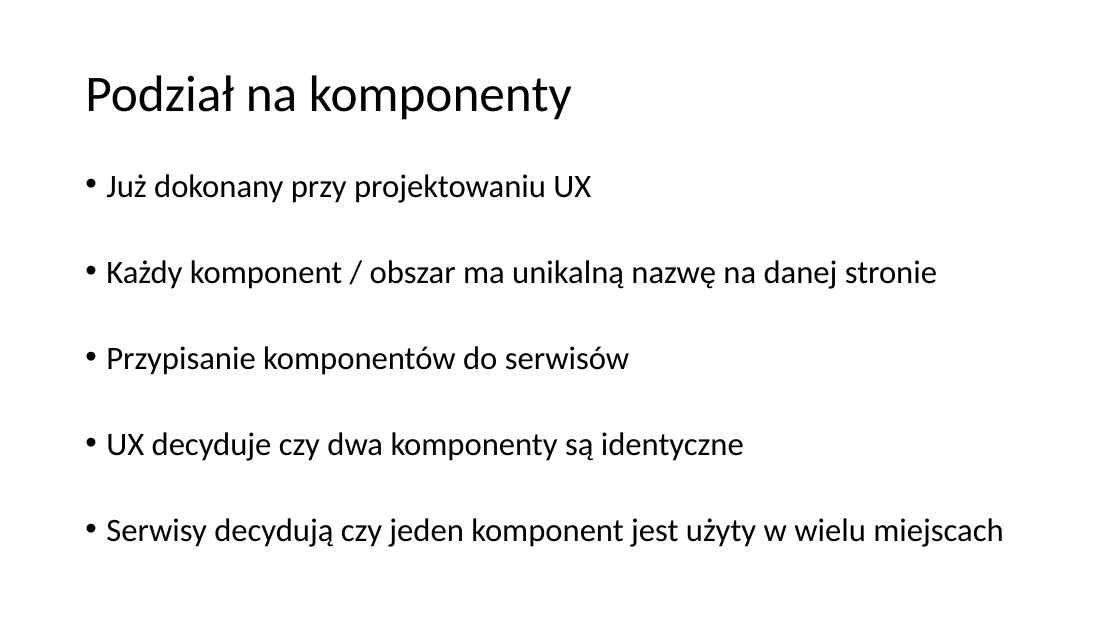
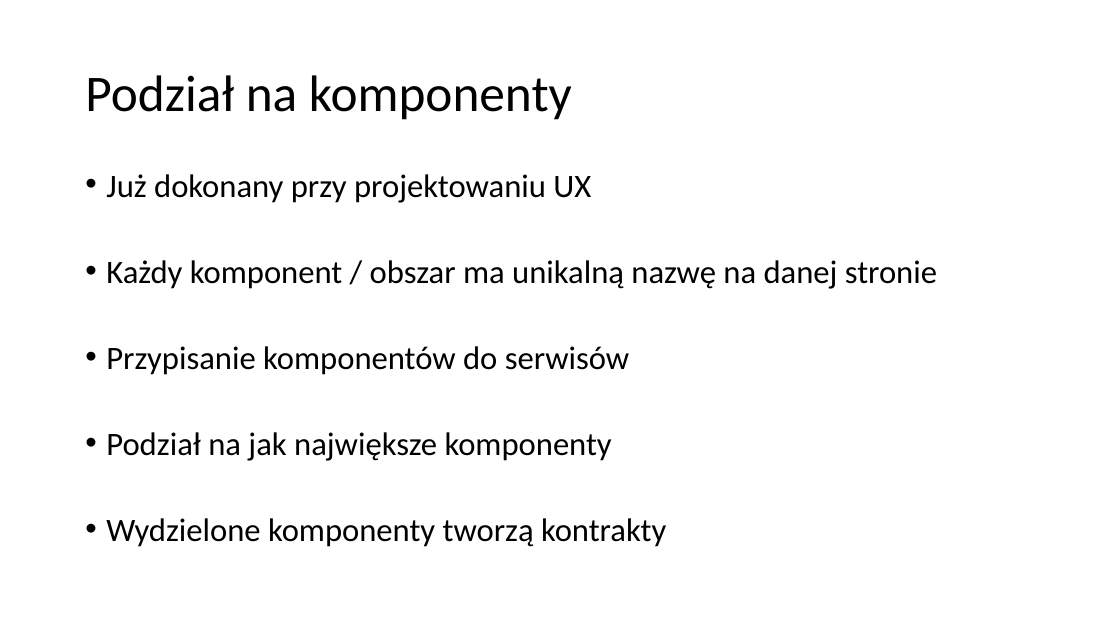
Before and after one commit to padzikm/CompositeUI.js, a slide deck: slide 9 of Presentation-pl.pptx. Drawn at 1120x630 pixels with LibreOffice and Linux fonts; fonts in the diff are those of the drawing. Boxes give left, top, right and bottom in pixels: in the first picture for what was removed or moved away, otherwise in the second. Text is boxed around its words. In the diff, an @@ line names an element or a change of style, - is before the commit and + after.

Commit message:
presentation

```diff
--- a/Presentation-pl.pptx
+++ b/Presentation-pl.pptx
@@ text at [106, 432, 666, 547]: text changed @@
-• UX decyduje czy dwa komponenty są identyczne
-• Serwisy decydują czy jeden komponent jest użyty w wielu miejscach
+• Podział na jak największe komponenty
+• Wydzielone komponenty tworzą kontrakty
```
